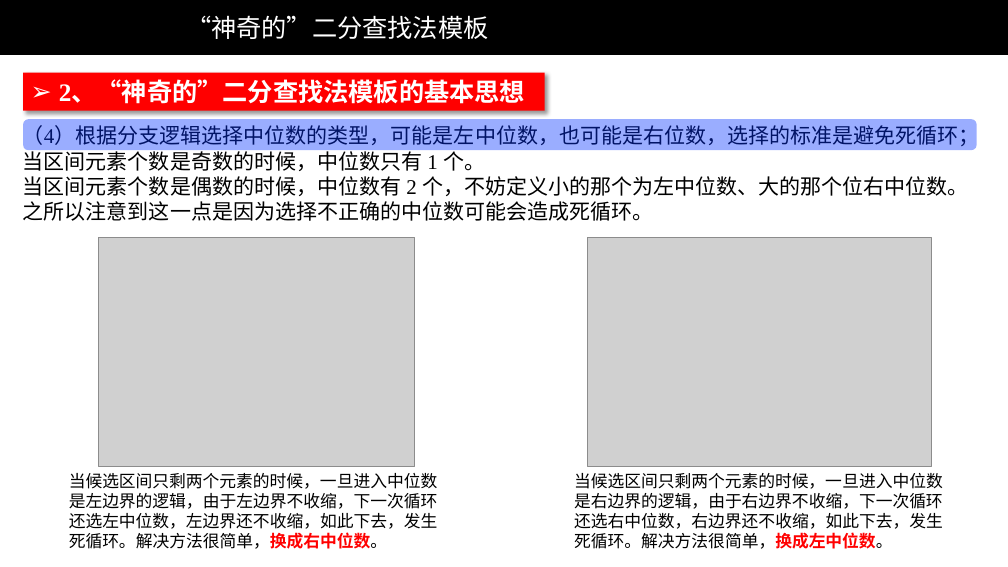
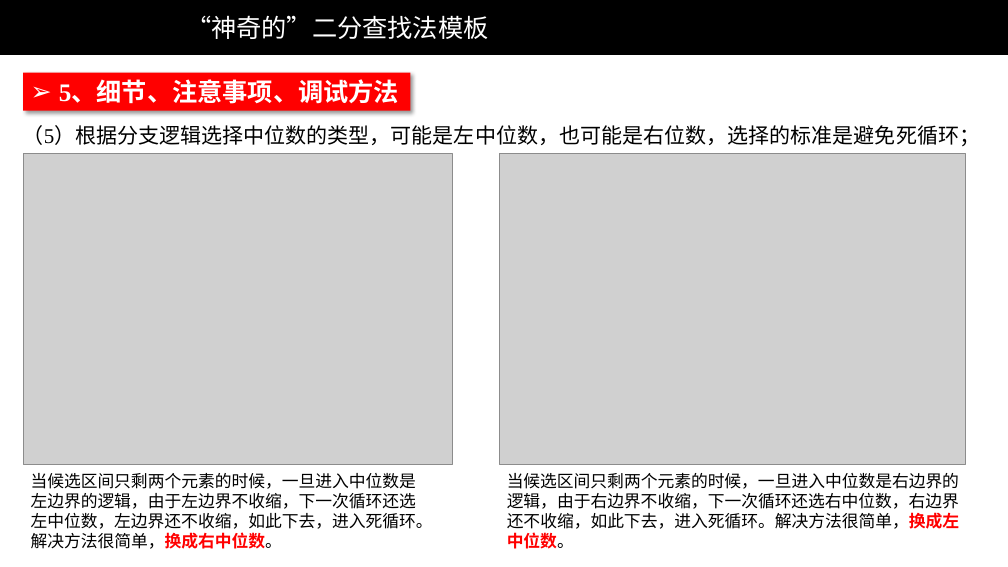
Before and after one commit to liweiwei1419/LeetCode-Solution-PPT, a slide deck: slide 10 of others/“神奇的”二分查找法模板-1（文字）.pptx (slide 6 before the commit). Drawn at 1008x567 pixels with LibreOffice and Linux fonts; fonts in the diff are those of the drawing; grey boxes stand for pictures; background and template pictures are left out. Boxes give left, top, right and bottom in pixels: in the first picture for what was removed or moved away, otherwise in the second. Text is boxed around its words. In the diff, an @@ line names an element or a change of style, - is before the commit and + after.

Commit message:
添加了神奇的二分查找法 PPT。

```diff
--- a/others/“神奇的”二分查找法模板-1（文字）.pptx
+++ b/others/“神奇的”二分查找法模板-1（文字）.pptx
@@ rectangle removed at [23, 73, 545, 110] @@
-➢ 2、“神奇的”二分查找法模板的基本思想
@@ rectangle added at [23, 73, 411, 110], fill #FF0000, 24 pt, text #FFFFFF, bold @@
+➢ 5、细节、注意事项、调试方法
@@ rounded rectangle removed at [23, 119, 977, 150] @@
@@ text at [23, 125, 980, 146]: text changed @@
-（4）根据分支逻辑选择中位数的类型，可能是左中位数，也可能是右位数，选择的标准是避免死循环；
-当区间元素个数是奇数的时候，中位数只有 1 个。
-当区间元素个数是偶数的时候，中位数有 2 个，不妨定义小的那个为左中位数、大的那个位右中位数。
-之所以注意到这一点是因为选择不正确的中位数可能会造成死循环。
+（5）根据分支逻辑选择中位数的类型，可能是左中位数，也可能是右位数，选择的标准是避免死循环；
@@ picture: place and size @@
-picture at [99, 237, 415, 467]
+picture at [23, 154, 452, 465]
@@ picture: place and size @@
-picture at [588, 237, 932, 467]
+picture at [500, 154, 966, 465]
@@ text at [31, 473, 433, 549]: text changed @@
-当候选区间只剩两个元素的时候，一旦进入中位数是左边界的逻辑，由于左边界不收缩，下一次循环还选左中位数，左边界还不收缩，如此下去，发生死循环。解决方法很简单，换成右中位数。
+当候选区间只剩两个元素的时候，一旦进入中位数是左边界的逻辑，由于左边界不收缩，下一次循环还选左中位数，左边界还不收缩，如此下去，进入死循环。解决方法很简单，换成右中位数。
@@ text at [507, 473, 959, 549]: text changed @@
-当候选区间只剩两个元素的时候，一旦进入中位数是右边界的逻辑，由于右边界不收缩，下一次循环还选右中位数，右边界还不收缩，如此下去，发生死循环。解决方法很简单，换成左中位数。
+当候选区间只剩两个元素的时候，一旦进入中位数是右边界的逻辑，由于右边界不收缩，下一次循环还选右中位数，右边界还不收缩，如此下去，进入死循环。解决方法很简单，换成左中位数。
```
Also in this commit, not shown: 8 other slides changed, 5 slides added, 1 other file.
